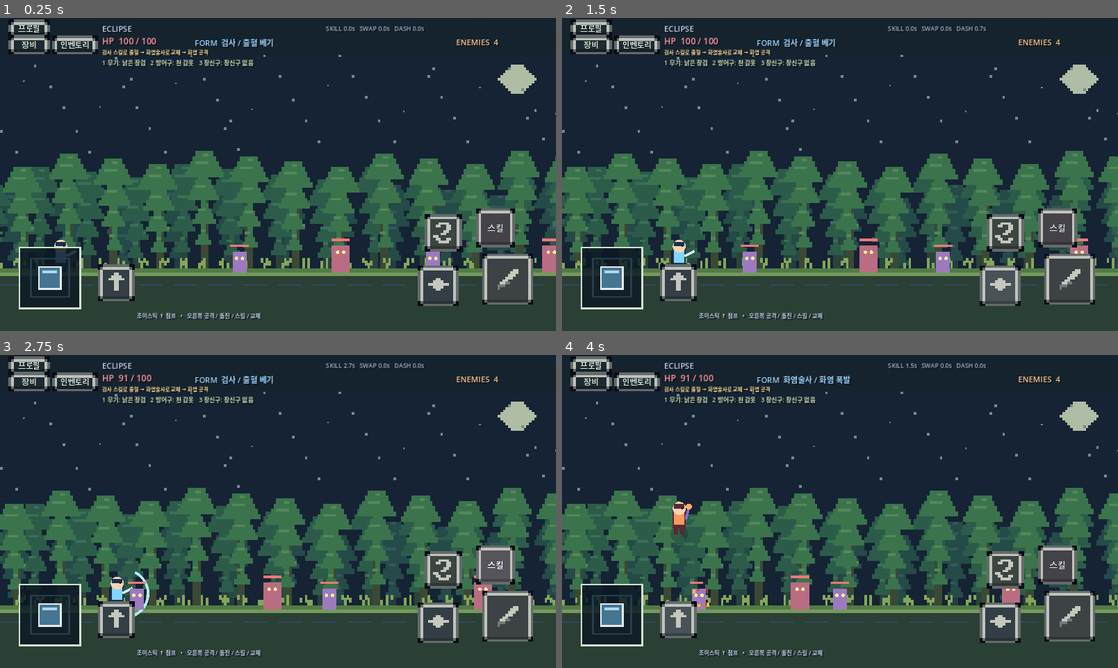
Above: before the commit, frames 1-4 (two rows, left to right).
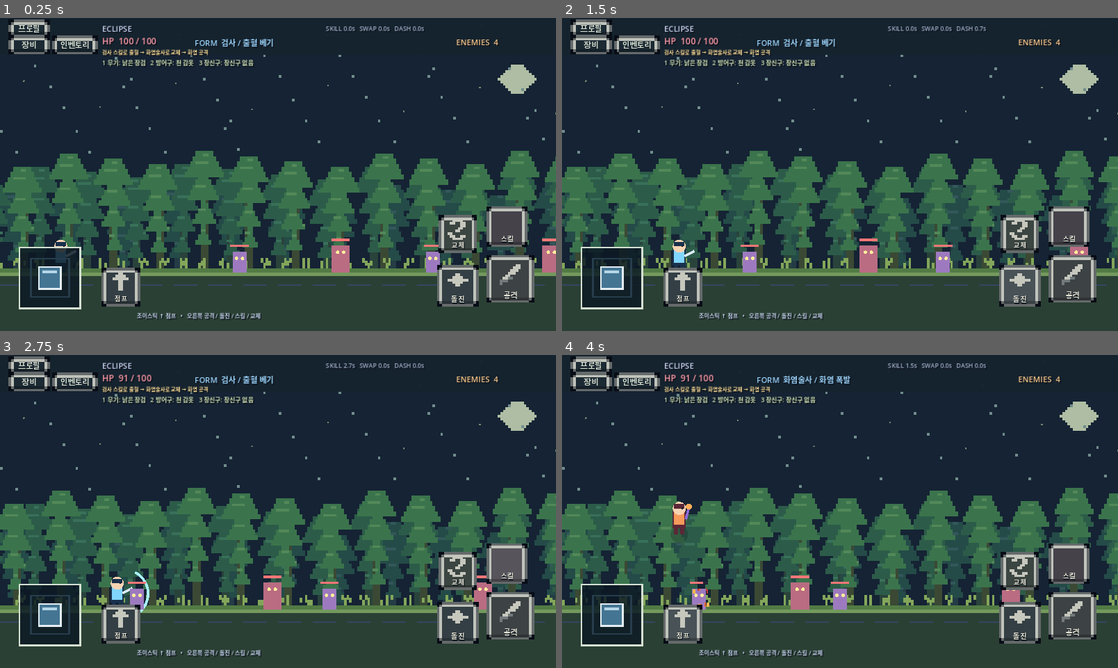
Above: after the commit, the same moments.

Repository: ogw07222-tech/eclipse
Game: Godot game, scene res://scenes/main.tscn
Two runs of this game, one before a commit and one after it. Both use one fixed random seed, a clock stepped at 60 frames per second and the inputs below.
Inputs (mouse positions are in pixels of both pictures, inside the frame that each line leads up to):
- Up to frame 1 (0.25 s): no input
- Up to frame 2 (1.5 s): click (1073, 277) at 0.5 s, where only the run after the commit has a clickable "공격"; click (1017, 287) at 1.25 s, where only the run after the commit has a clickable "돌진"
- Up to frame 3 (2.75 s): click "스킬" at 2 s
- Up to frame 4 (4 s): click (1017, 570) at 2.75 s, where only the run after the commit has a clickable "교체"; click (684, 624) at 3.5 s, where only the run after the commit has a clickable "점프"

The runs differ from the first frame. In frame 1, 3.9% of the frame differs, in the area x 17-97%, y 60-93%; in frame 2, 4.2%; in frame 3, 3.9%; in frame 4, 3.9%.

Commit message:
fix: label all action buttons and separate controls clearly

Diff:
--- a/scripts/game.gd
+++ b/scripts/game.gd
@@ -298,29 +298,42 @@
 	joystick.size = Vector2(160, 160)
 	joystick.direction_changed.connect(_on_joystick)
 	mobile_controls.add_child(joystick)
-	_touch_action("⚔", "attack", Vector2(1110, 542), Vector2(118,118))
-	_touch_action("돌진", "dash", Vector2(962, 569), Vector2(94,94))
-	_touch_action("스킬", "skill", Vector2(1096, 438), Vector2(90,90))
-	_touch_action("교체", "swap", Vector2(978, 451), Vector2(86,86))
-	_touch_action("점프", "jump", Vector2(225, 567), Vector2(85,85))
+	_touch_action("공격", "attack", Vector2(1120, 545), Vector2(110, 110))
+	_touch_action("돌진", "dash", Vector2(1006, 568), Vector2(96, 96))
+	_touch_action("교체", "swap", Vector2(1010, 453), Vector2(88, 88))
+	_touch_action("점프", "jump", Vector2(233, 574), Vector2(90, 90))
+	# Existing skill logic remains; this placeholder is intentionally labeled.
+	_touch_action("스킬", "skill", Vector2(1120, 433), Vector2(94, 94))
 
 func _touch_action(caption: String, action: String, xy: Vector2, dimensions: Vector2) -> void:
 	var button := Button.new()
-	button.text = caption if action == "skill" else ""
+	button.text = ""
 	button.tooltip_text = caption
 	button.position = xy
 	button.size = dimensions
-	button.modulate.a = 1.0
 	PixelTheme.button(button, action)
-	button.add_theme_font_size_override("font_size", 20)
 	button.button_down.connect(_on_touch_action.bind(action, true))
 	button.button_up.connect(_on_touch_action.bind(action, false))
 	mobile_controls.add_child(button)
 	if action != "skill":
 		var icon_node: Control = PixelIcon.new()
 		icon_node.action = action
-		icon_node.set_anchors_and_offsets_preset(Control.PRESET_FULL_RECT)
+		icon_node.position = Vector2(0, -10)
+		icon_node.size = dimensions
 		button.add_child(icon_node)
+	var caption_node := Label.new()
+	caption_node.text = caption
+	caption_node.horizontal_alignment = HORIZONTAL_ALIGNMENT_CENTER
+	caption_node.vertical_alignment = VERTICAL_ALIGNMENT_CENTER
+	caption_node.position = Vector2(4, dimensions.y - 31)
+	caption_node.size = Vector2(dimensions.x - 8, 24)
+	caption_node.add_theme_font_size_override("font_size", 17 if dimensions.x >= 95 else 15)
+	caption_node.add_theme_color_override("font_color", Color("#e8e6d7"))
+	caption_node.add_theme_color_override("font_shadow_color", Color("#0c151b"))
+	caption_node.add_theme_constant_override("shadow_offset_x", 1)
+	caption_node.add_theme_constant_override("shadow_offset_y", 2)
+	caption_node.mouse_filter = Control.MOUSE_FILTER_IGNORE
+	button.add_child(caption_node)
 	touch_buttons.append(button)
 
 func _on_joystick(horizontal: float, jump_held: bool) -> void:
